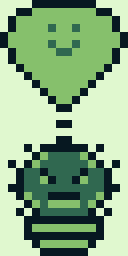
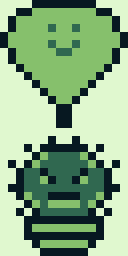
Layered file, before and after one edit (128×256). Changes by layer:
painted on "Background" over (x1=48, y1=112, x2=80, y2=144)
